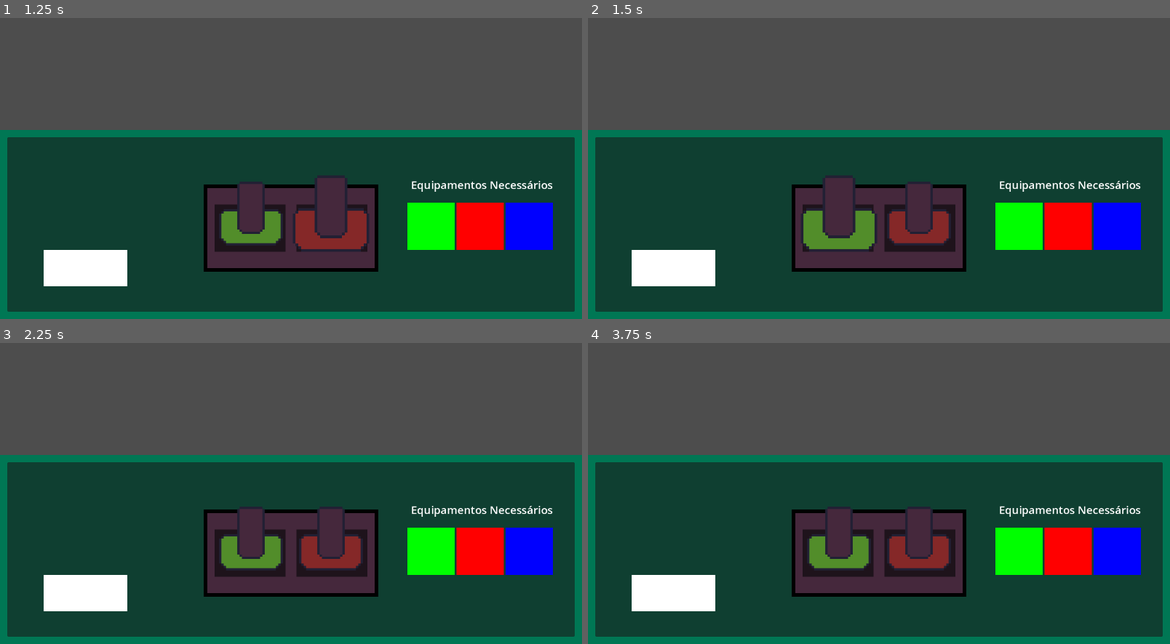
Above: before the commit, frames 1-4 (two rows, left to right).
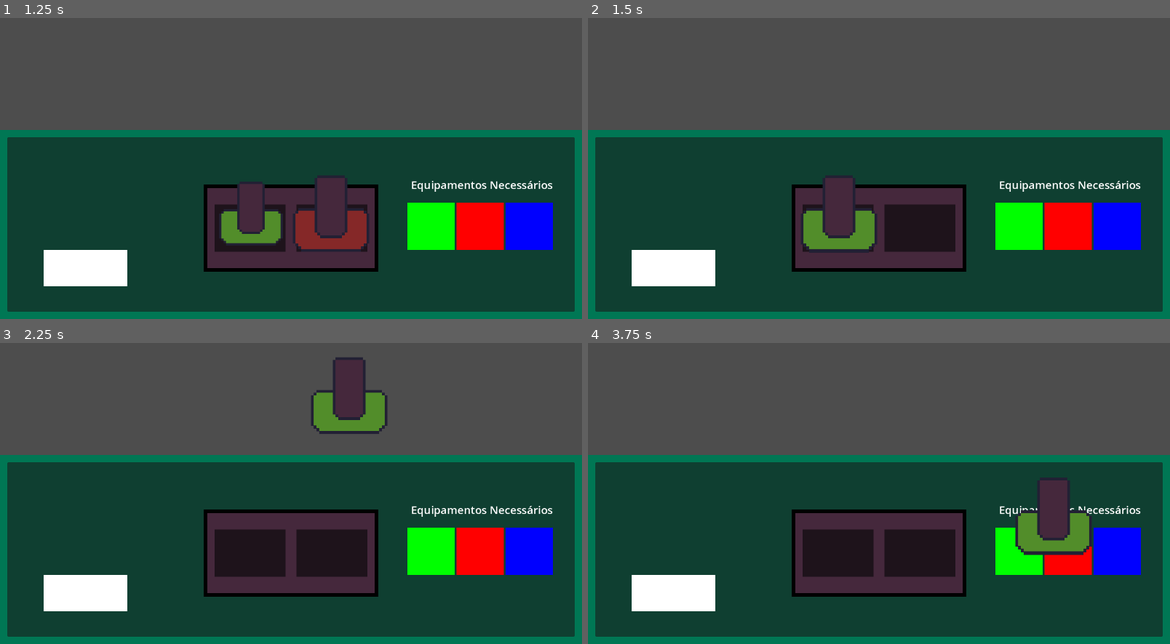
Above: after the commit, the same moments.

Repository: caduceusj/projeto-saude-arte-vida
Game: Godot game, scene res://PapersPleaseClone/Cenas/Test/Test.tscn
The game is run twice, just before and just after one commit, with the same random seed, the same clock (stepped at 60 frames per second) and the same inputs.
Inputs (mouse positions are in pixels of both pictures, inside the frame that each line leads up to):
- Up to frame 1 (1.25 s): tap Enter at 0.5 s; move the mouse to (331, 225) at 0.52 s; click (331, 225) at 0.67 s
- Up to frame 2 (1.5 s): tap Space at 1.25 s; move the mouse to (838, 225) at 1.27 s; click (838, 225) at 1.42 s
- Up to frame 3 (2.25 s): tap Enter at 2 s; move the mouse to (349, 409) at 2.02 s; click (349, 409) at 2.17 s
- Up to frame 4 (3.75 s): tap Space at 2.75 s; move the mouse to (849, 544) at 2.77 s; click (849, 544) at 2.92 s; tap Enter at 3.5 s; move the mouse to (1053, 529) at 3.52 s; click (1053, 529) at 3.67 s

Frame 1 is identical in both runs. In frame 2, 1.4% of the frame differs, in the area x 36-63%, y 54-79%; in frame 3, 5.2%; in frame 4, 5.3%, in the area x 37-87%, y 44-76%.
Error after the commit: Invalid access to property or key 'position' on a base object of type 'null instance'. (res://PapersPleaseClone/Scripts/carimbo.gd:26)

Commit message:
Adicionado esqueleto básico para primeiro minigame

Diff:
--- a/PapersPleaseClone/Cenas/BarraProgresso/barra_progresso.tscn
+++ b/PapersPleaseClone/Cenas/BarraProgresso/barra_progresso.tscn
@@ -1,6 +1,22 @@
-[gd_scene load_steps=2 format=3 uid="uid://c7n1kh0jult01"]
+[gd_scene load_steps=4 format=3 uid="uid://c7n1kh0jult01"]
 
 [ext_resource type="Script" path="res://PapersPleaseClone/Scripts/barra_progresso.gd" id="1_nrfuj"]
+
+[sub_resource type="StyleBoxFlat" id="StyleBoxFlat_g1hv1"]
+bg_color = Color(0.901961, 0.203922, 0, 1)
+border_width_left = 5
+border_width_top = 5
+border_width_right = 5
+border_width_bottom = 5
+border_color = Color(0, 0, 0, 1)
+
+[sub_resource type="StyleBoxFlat" id="StyleBoxFlat_6m7h5"]
+bg_color = Color(0, 0.615686, 0, 1)
+border_width_left = 5
+border_width_top = 5
+border_width_right = 5
+border_width_bottom = 5
+border_color = Color(0, 0, 0, 1)
 
 [node name="BarraProgresso" type="Control"]
 layout_mode = 3
@@ -13,18 +29,20 @@
 
 [node name="ProgressBar" type="ProgressBar" parent="."]
 layout_mode = 2
-offset_left = 320.0
-offset_top = 5.0
-offset_right = 960.0
-offset_bottom = 40.0
+offset_left = 576.0
+offset_top = 16.0
+offset_right = 1216.0
+offset_bottom = 51.0
+theme_override_styles/background = SubResource("StyleBoxFlat_g1hv1")
+theme_override_styles/fill = SubResource("StyleBoxFlat_6m7h5")
 show_percentage = false
 
 [node name="LabelTempo" type="Label" parent="."]
 layout_mode = 0
-offset_left = 1225.0
-offset_top = 5.0
-offset_right = 1275.0
-offset_bottom = 55.0
+offset_left = 523.0
+offset_top = 12.0
+offset_right = 573.0
+offset_bottom = 62.0
 theme_type_variation = &"HeaderLarge"
 text = "100"
 horizontal_alignment = 1
--- /dev/null
+++ b/PapersPleaseClone/Cenas/Fases/ChecagemDeVestuario/vestuario.tscn
@@ -0,0 +1,94 @@
+[gd_scene load_steps=8 format=3 uid="uid://cqerfrumugn3l"]
+
+[ext_resource type="Script" path="res://PapersPleaseClone/Scripts/MiniGameVestuario.gd" id="1_6y8v1"]
+[ext_resource type="Texture2D" uid="uid://dky20o8e77bf4" path="res://PapersPleaseClone/Sprites/Test/MesaDeCarimbo.png" id="2_foiye"]
+[ext_resource type="PackedScene" uid="uid://wvg1k5bktw22" path="res://PapersPleaseClone/Cenas/Carimbo/carimboReprovado.tscn" id="3_1t24y"]
+[ext_resource type="PackedScene" uid="uid://7eeaw5n1gmp8" path="res://PapersPleaseClone/Cenas/Carimbo/carimboAprovado.tscn" id="4_xyx7j"]
+[ext_resource type="PackedScene" uid="uid://ynnl2wqta2eg" path="res://PapersPleaseClone/Cenas/Carimbo/rubrica.tscn" id="5_uji6q"]
+[ext_resource type="PackedScene" uid="uid://c7n1kh0jult01" path="res://PapersPleaseClone/Cenas/BarraProgresso/barra_progresso.tscn" id="7_mpba8"]
+[ext_resource type="Texture2D" uid="uid://d13f82mjlgqwc" path="res://PapersPleaseClone/Sprites/Test/placeholderMédico.png" id="8_1dali"]
+
+[node name="vestuario" type="Control"]
+layout_mode = 3
+anchors_preset = 15
+anchor_right = 1.0
+anchor_bottom = 1.0
+grow_horizontal = 2
+grow_vertical = 2
+mouse_filter = 2
+script = ExtResource("1_6y8v1")
+
+[node name="ColorRect" type="ColorRect" parent="."]
+layout_mode = 0
+offset_right = 1288.0
+offset_bottom = 728.0
+mouse_filter = 2
+color = Color(0, 0.584314, 0.415686, 1)
+
+[node name="Rubrica" type="Node" parent="."]
+
+[node name="ColorRect" parent="Rubrica" instance=ExtResource("5_uji6q")]
+offset_left = 128.0
+offset_top = 576.0
+offset_right = 312.0
+offset_bottom = 656.0
+
+[node name="Carimbos" type="Node" parent="."]
+
+[node name="posicaoVermelho" type="Node2D" parent="Carimbos"]
+position = Vector2(976, 592)
+scale = Vector2(4, 4)
+
+[node name="posicaoVerde" type="Node2D" parent="Carimbos"]
+position = Vector2(792, 592)
+scale = Vector2(4, 4)
+
+[node name="Mesa" type="Sprite2D" parent="Carimbos"]
+position = Vector2(880, 624)
+scale = Vector2(4, 4)
+texture = ExtResource("2_foiye")
+
+[node name="CarimboReprovado" parent="Carimbos" instance=ExtResource("3_1t24y")]
+position = Vector2(976, 592)
+
+[node name="CarimboAprovado" parent="Carimbos" instance=ExtResource("4_xyx7j")]
+position = Vector2(792, 592)
+
+[node name="Timer" type="Node" parent="."]
+
+[node name="BarraProgresso" parent="Timer" instance=ExtResource("7_mpba8")]
+offset_left = 8.0
+offset_top = 8.0
+offset_right = 8.0
+offset_bottom = 8.0
+mouse_filter = 2
+
+[node name="Enfermeiro" type="Node" parent="."]
+
+[node name="MarginContainer" type="MarginContainer" parent="Enfermeiro"]
+offset_right = 480.0
+offset_bottom = 416.0
+
+[node name="ColorRect" type="ColorRect" parent="Enfermeiro/MarginContainer"]
+layout_mode = 2
+color = Color(0.352941, 0.227451, 0.192157, 1)
+
+[node name="Sprite2D" type="Sprite2D" parent="Enfermeiro"]
+position = Vector2(232, 216)
+scale = Vector2(10, 10)
+texture = ExtResource("8_1dali")
+hframes = 6
+
+[node name="Feedback" type="Node" parent="."]
+
+[node name="Label" type="Label" parent="Feedback"]
+offset_left = 504.0
+offset_top = 128.0
+offset_right = 733.0
+offset_bottom = 200.0
+theme_override_font_sizes/font_size = 50
+
+[connection signal="area_entered" from="Rubrica/ColorRect/Area2D" to="." method="_on_area_2d_area_entered"]
+[connection signal="area_exited" from="Rubrica/ColorRect/Area2D" to="." method="_on_area_2d_area_exited"]
+
+[editable path="Rubrica/ColorRect"]
--- /dev/null
+++ b/PapersPleaseClone/Scripts/MiniGameVestuario.gd
@@ -0,0 +1,59 @@
+extends Control
+
+@onready var rubrica = $Rubrica/ColorRect
+
+var aleatorizar = RandomNumberGenerator
+
+var dentroRubrica = false
+
+var adequado = false
+
+var corDoCarimbo
+# Called when the node enters the scene tree for the first time.
+func _ready():
+	aleatorizar = RandomNumberGenerator.new()
+	proximoEnfermeiro()
+	pass # Replace with function body.
+
+
+# Called every frame. 'delta' is the elapsed time since the previous frame.
+func _process(delta):
+	pass
+
+
+func proximoEnfermeiro():
+	adequado = aleatorizar.randi_range(0,1)
+	print(adequado)
+	if(adequado):
+		$Enfermeiro/Sprite2D.frame = 0
+	else:
+		$Enfermeiro/Sprite2D.frame = aleatorizar.randi_range(1,5)
+
+func _input(event):
+	if event is InputEventMouseButton and event.button_index == MOUSE_BUTTON_LEFT and dentroRubrica:
+		if(corDoCarimbo == "verde"):
+			if(adequado):
+				proximoEnfermeiro()
+				$Feedback/Label.text = "Acertou"
+			else:
+				proximoEnfermeiro()
+				$Feedback/Label.text = "Errou, Kit Inompleto"
+		elif(corDoCarimbo == "vermelho"):
+			if(adequado == 0):
+				proximoEnfermeiro()
+				$Feedback/Label.text = "Acertou"
+			else:
+				proximoEnfermeiro()
+				$Feedback/Label.text = "Errou, Kit Completo"
+
+func _on_area_2d_area_entered(area):
+	if(area.is_in_group("Carimbo")):
+		dentroRubrica = true
+		corDoCarimbo = area.get_parent().tipo
+
+
+
+func _on_area_2d_area_exited(area):
+	if(area.is_in_group("Carimbo")):
+		dentroRubrica = false
+		corDoCarimbo = null
--- a/PapersPleaseClone/Scripts/carimbo.gd
+++ b/PapersPleaseClone/Scripts/carimbo.gd
@@ -21,9 +21,9 @@
 		if event.pressed:
 			mouse_offset = position - get_global_mouse_position()
 			if(tipo == "verde"):
-				position = get_node("/root/Test/Aba do Player/Carimbos/posicaoVerde").position
+				position = get_node("/root/vestuario/Carimbos/posicaoVerde").position
 			else:
-				position = get_node("/root/Test/Aba do Player/Carimbos/posicaoVermelho").position
+				position = get_node("/root/vestuario/Carimbos/posicaoVermelho").position
 			selected = false
 
 func _on_area_2d_input_event(viewport, event, shape_idx):
Binary file added: PapersPleaseClone/Sprites/Test/firstPhaseUi.png
Not shown, added: PapersPleaseClone/Sprites/Test/firstPhaseUi.png.import
Binary file added: PapersPleaseClone/Sprites/Test/placeholderMédico.ase
Binary file added: PapersPleaseClone/Sprites/Test/placeholderMédico.png
Not shown, added: PapersPleaseClone/Sprites/Test/placeholderMédico.png.import
